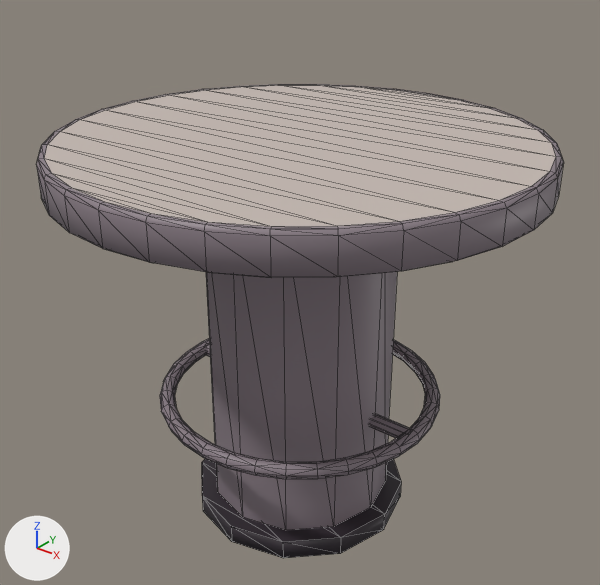
Before and after pictures for a commit that changed the glTF model www/models/layouts/GB_052_high_round_table.glb.
The view is the same before and after, from a 50 mm camera at (1.506, -1.883, 1.949) aimed at (-0.008, 0.01, 0.776). Every picture has the same lights, and +X, +Y and +Z are marked at lower left. Mesh edges are drawn as thin lines. Vertices at the same position are counted once.

Names of what the first picture shows: 'footrest', 'footrest_support', 'leg', 'tabletop'.
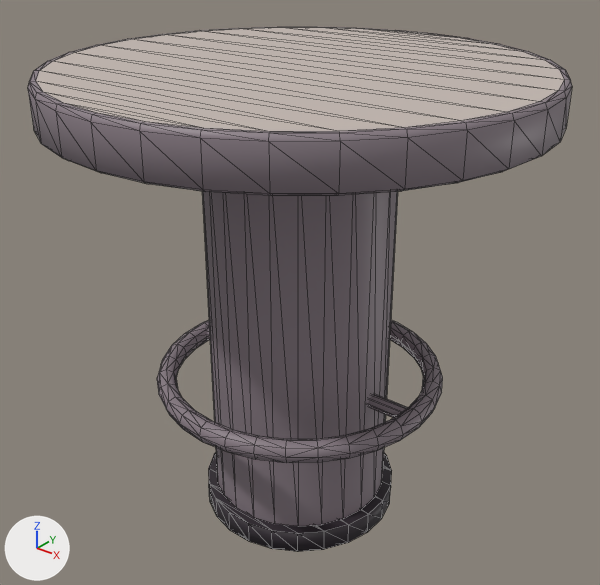
The change, as a list of edits to the scene's bpy script:
```text
Change me_torus_002:
    used by ob_footrest; location = (0.0, 0.0, 0.0)
    remove me_torus_002.from_pydata(...)  # 256 vertices, 512 faces; spans x -0.473..0.473, y -0.473..0.473, z 0.396..0.446
    add me_torus_002.from_pydata(...)  # 256 vertices, 512 faces; spans x -0.476..0.476, y -0.476..0.476, z 0.452..0.525
    me_torus_002 part 1: 256 of 256 vertices moved; they spanned x -0.473..0.473, y -0.473..0.473, z 0.396..0.446 and now span x -0.476..0.476, y -0.476..0.476, z 0.452..0.525; mean shift (0.0, 0.0, 0.068); largest move (0.447, 0.0, 0.446) -> (0.444, 0.0, 0.525)
Change me_cylinder_027:
    where me_cylinder_027.from_pydata(...)  # 16 vertices, 16 faces; spans x -0.44..0.44, y -0.023..0.023, z 0.395..0.441
    used by ob_footrest_support; location = (0.0, 0.0, 0.0)
    me_cylinder_027 part 2: the whole mesh is moved by (0.0, 0.0, 0.071)
Change me_cylinder_026:
    used by ob_leg; location = (0.0, 0.0, 0.0)
    remove me_cylinder_026.from_pydata(...)  # 48 vertices, 68 faces; spans x -0.362..0.362, y -0.362..0.362, z 0.0..1.173
    add me_cylinder_026.from_pydata(...)  # 114 vertices, 176 faces; spans x -0.326..0.326, y -0.326..0.326, z 0.0..1.362
    me_cylinder_026 part 3: the loose piece of 24 vertices spanning x -0.306..0.306, y -0.306..0.306, z 0.067..1.173 is rebuilt with 48 vertices and now spans x -0.294..0.294, y -0.294..0.294, z 0.078..1.362
    me_cylinder_026 part 4: the loose piece of 24 vertices spanning x -0.362..0.362, y -0.362..0.362, z 0.0..0.067 is rebuilt with 66 vertices and now spans x -0.326..0.326, y -0.326..0.326, z 0.0..0.078
Change me_cylinder_023:
    where me_cylinder_023.from_pydata(...)  # 192 vertices, 380 faces; spans x -0.749..0.749, y -0.749..0.749, z 1.173..1.291
    used by ob_tabletop; location = (0.0, 0.0, 0.0)
    me_cylinder_023 part 5: the whole mesh is scaled about its middle by (0.993, 0.993, 1.16), then moved by (0.0, 0.0, 0.199)
```

Location of each change, [x1, y1, x2, y2] in pixels of the pictures (600 x 585 px):
'tabletop', mesh rescaled (13% shorter): before [37, 84, 564, 278]; after [28, 27, 572, 196]
'leg', reshaped: before [202, 272, 401, 558]; after [202, 191, 398, 552]
'footrest', reshaped: before [160, 339, 440, 479]; after [157, 320, 443, 463]
'footrest_support', mesh moved: before [206, 344, 410, 438]; after [207, 328, 408, 418]
part 3 of me_cylinder_026, rebuilt: before [206, 272, 397, 530]; after [202, 191, 398, 526]
part 4 of me_cylinder_026, rebuilt (8% narrower): before [202, 459, 401, 558]; after [209, 453, 392, 552]
